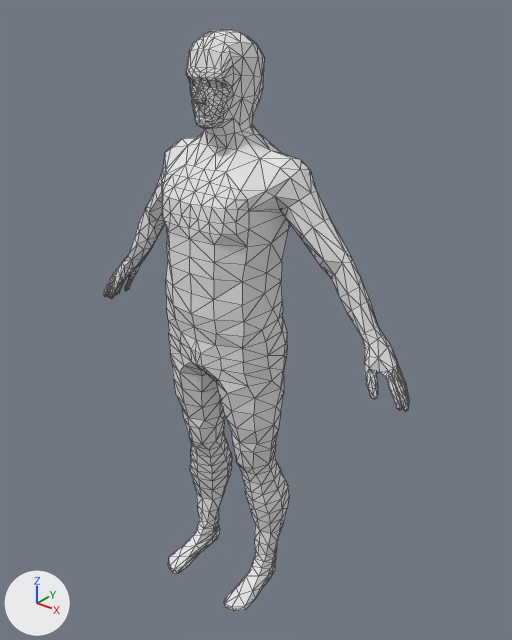
The Blender file Blend Files/character.blend: old version first, new version second.
Camera for both pictures: a camera (50 mm lens) standing at (1.25, -1.419, 1.866) and looking at (0.053, 0.078, 0.938). Arrows for +X, +Y and +Z are at lower left; the lights stay in place. Mesh edges are drawn as thin lines.

The first picture shows 'Human.Male'.
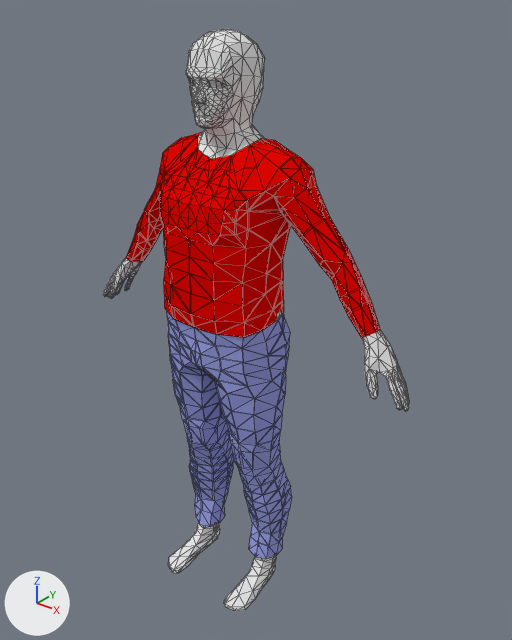
The change, as a diff of the scene's bpy script:
```diff
--- a/Blend Files/character.blend.py
+++ b/Blend Files/character.blend.py
@@ mat_material_003 @@
+mat_material_003 = diffuse_material('Material.003')
+mat_material_003.base_color = (0.332, 0.362, 0.8)  # blue #9ca2e7
@@ mat_shirt @@
+mat_shirt = diffuse_material('Shirt')
+mat_shirt.base_color = (0.8, 0.00184, 0.0)  # red #e70600
@@ me_mod_004 @@
+me_mod_004.from_pydata(...)  # 319 vertices, 610 faces; spans x -0.192..0.192, y -0.136..0.144, z 0.112..0.986
+me_mod_004.materials.append(mat_material_003)  # blue #9ca2e7
@@ me_mod_003 @@
+me_mod_003.from_pydata(...)  # 344 vertices, 576 faces; spans x -0.469..0.469, y -0.146..0.158, z 0.98..1.485
+me_mod_003.materials.append(mat_shirt)  # red #e70600
@@ ob_human_male_002 @@
+ob_human_male_002 = bpy.data.objects.new('Human.Male.002', me_mod_004)
+ob_human_male_002.location = (0.0, 0.0, 0.0)
@@ ob_human_male_003 @@
+ob_human_male_003 = bpy.data.objects.new('Human.Male.003', me_mod_003)
+ob_human_male_003.location = (0.0, 0.0, 0.0)
```

Changed parts and their boxes (x1, y1, x2, y2) in the pictures (512 x 640 px):
'Human.Male.003', added (red): after (126, 132, 380, 338)
'Human.Male.002', added (blue): after (167, 312, 291, 559)
'Human.Male', unchanged, covered by the edit: (104, 29, 409, 611) in both
